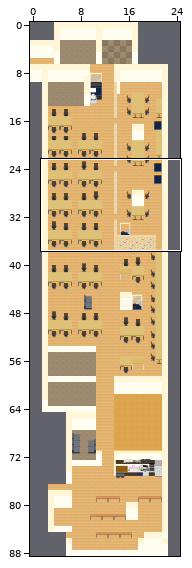
Two states of a Tiled map (JSON), maps/map.json. Above, an overview of the earlier version with the close-up marked.
Close-up. Earlier state:
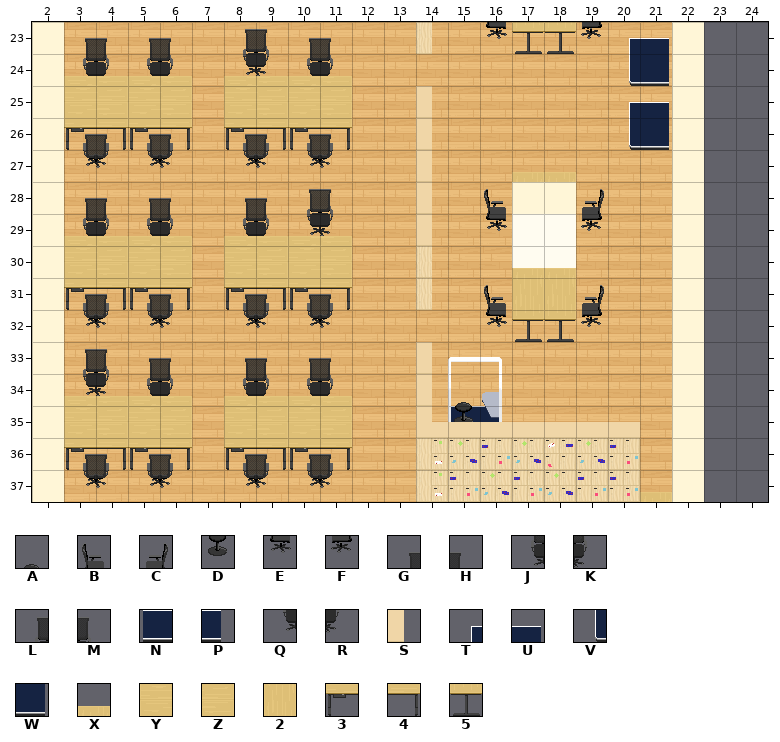
Cells are 32x32 px. Shown: x 2..24, y 23..37. The commit also changed other parts of the map, which this record leaves out.
Key: from "Pack 1": A 2, B 10, C 12, D 27, E 35, F 37, G 60, H 61, J 85, K 86, L 159, M 160, N 182, P 183, Q 184, R 185, S 376, T 457, U 458, V 482, W 483; from "Pack 2": X 178, Y 201, Z 202, 2 203, 3 226, 4 227, 5 228.
_ is an empty cell.
Layers that did not change in this view are not listed.
Layer "belowFurniture" before, first column x 2:
23 _______________55_TU___
24 __________________VW___
25 _YZYZ_YZYZ________TU___
26 _3434_3434__S_____VW___
27 ____________S__XX______
28 ____________S__________
29 ____________S__________
30 _YZYZ_YZYZ_____XX______
31 _3434_3434_____22______
32 _______________55______
33 _______________________
34 _______________________
35 _YZYZ_YZYZ___NP________
36 _3434_3434_____________
37 ___________________X___
Layer "furniture" before, first column x 2:
23 _GHGH_LMGH____E__F_____
24 _JKJK_QRJK_____________
25 _______________________
26 _______________________
27 _______________________
28 _GHGH_GHLM____B__C_____
29 _JKJK_JKQR____E__F_____
30 _______________________
31 ______________B__C_____
32 ______________E__F_____
33 _LMGH_GHGH_____________
34 _QRJK_JKJK___A_________
35 _____________D_________
36 _______________________
37 _______________________
Once edited:
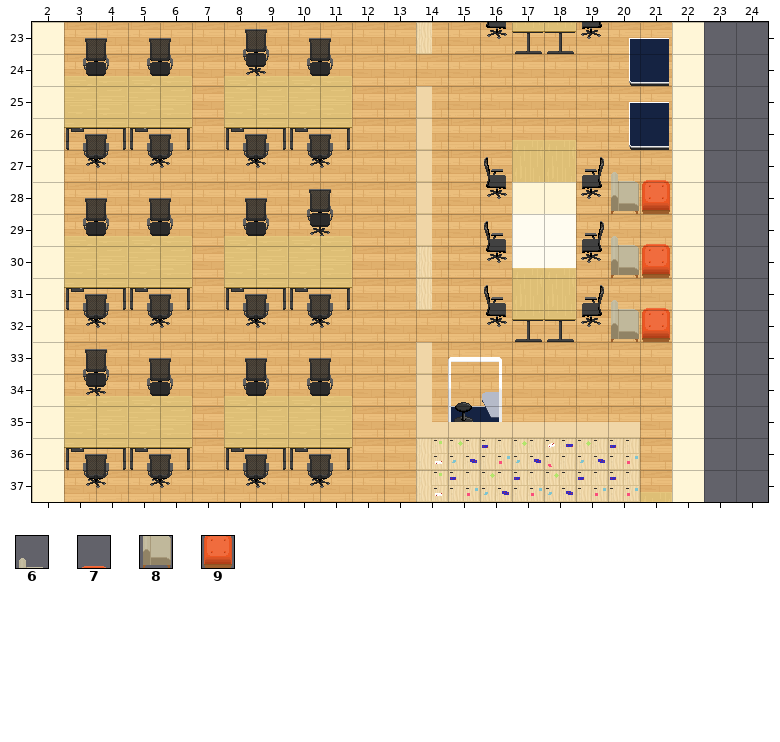
Further tiles: from "WA_Seats": 6 60, 7 63, 8 73, 9 76.
The edit:
Layer "belowFurniture":
Tile 2 replaces tile X in row 27 at x 17 to 18.
Tile X is added in row 26 at x 17 to 18.
Layer "furniture":
Tile 6 is added in row 27 at x 20; in row 29 at x 20; in row 31 at x 20.
Tile 7 is added in row 27 at x 21; in row 29 at x 21; in row 31 at x 21.
Tile 8 is added in row 28 at x 20; in row 30 at x 20; in row 32 at x 20.
Tile 9 is added in row 28 at x 21; in row 30 at x 21; in row 32 at x 21.
Tile B replaces tile E in row 29 at x 16.
Tile B is added in row 27 at x 16.
Tile C replaces tile F in row 29 at x 19.
Tile C is added in row 27 at x 19.
Tile E replaces tile B in row 28 at x 16.
Tile E is added in row 30 at x 16.
Tile F replaces tile C in row 28 at x 19.
Tile F is added in row 30 at x 19.
Where, in picture pixels (left, top, right, bottom), the same in both close-ups:
changed: (484, 140, 670, 342)
